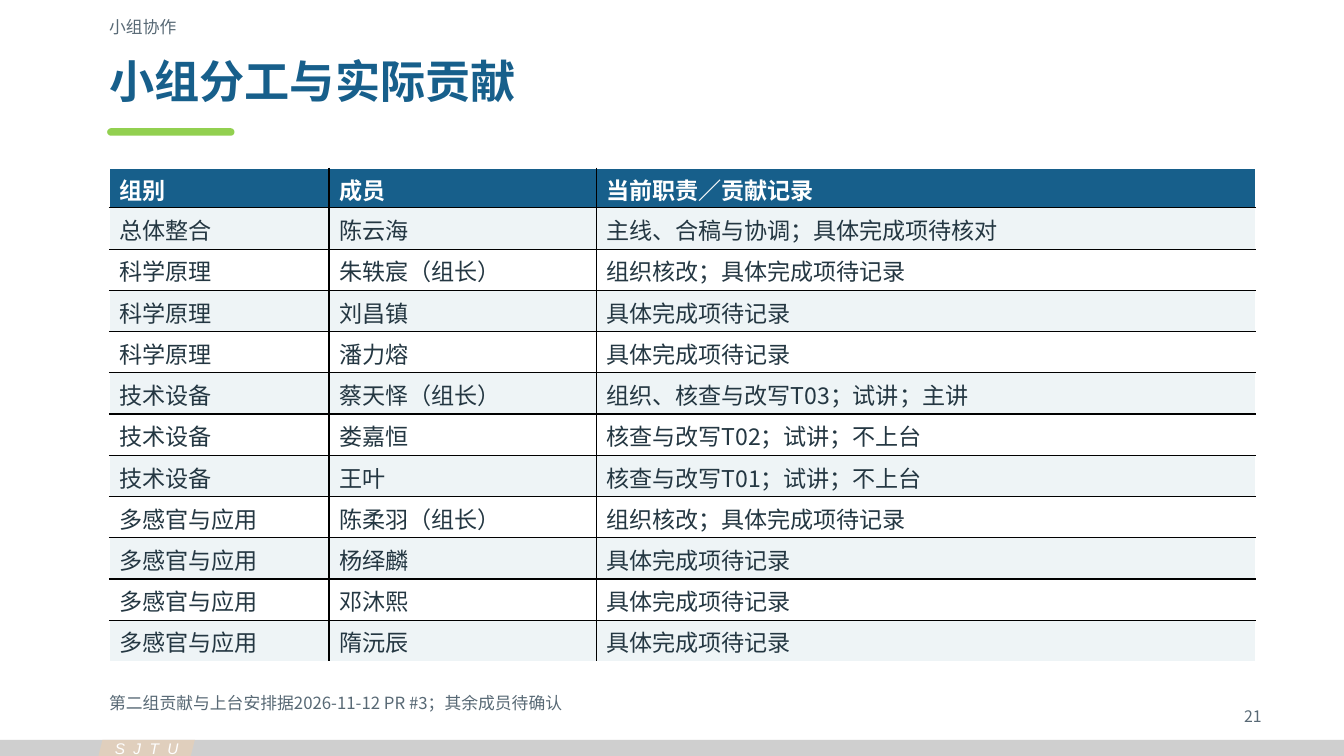
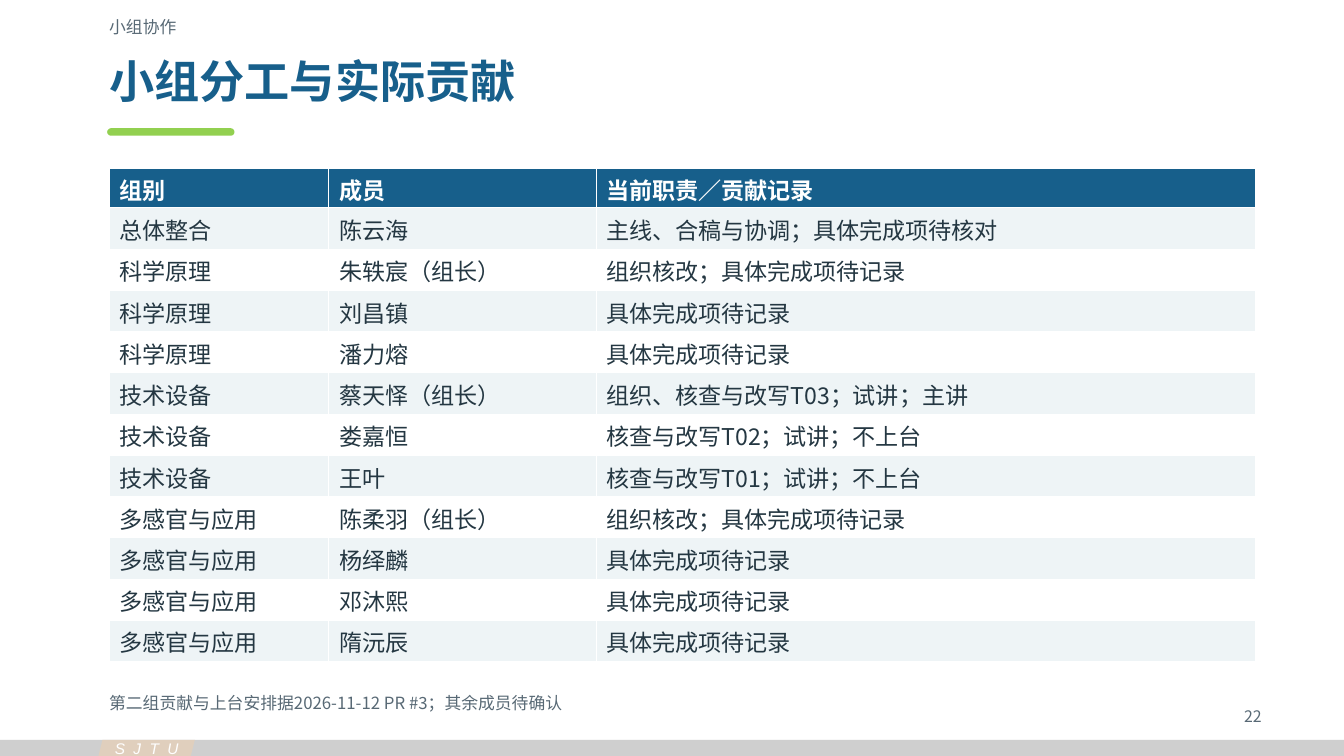
Before and after one commit to Cyh29hao/sjtu-olfaction-vr-2026, a slide deck: slide 22 of release/v3/olfaction-vr-v3.pptx (slide 21 before the commit). Drawn at 1344x756 pixels with LibreOffice and Linux fonts; fonts in the diff are those of the drawing. Boxes give left, top, right and bottom in pixels: in the first picture for what was removed or moved away, otherwise in the second. Text is boxed around its words. In the diff, an @@ line names an element or a change of style, - is before the commit and + after.

```diff
--- a/release/v3/olfaction-vr-v3.pptx
+++ b/release/v3/olfaction-vr-v3.pptx
@@ table at (109, 168, 1255, 662) @@
@@ borders changed @@
@@ text at (1244, 710, 1262, 722): text changed @@
-21
+22
```
Also in this commit, not shown: 13 other slides changed, 1 slide added, 19 other files.
